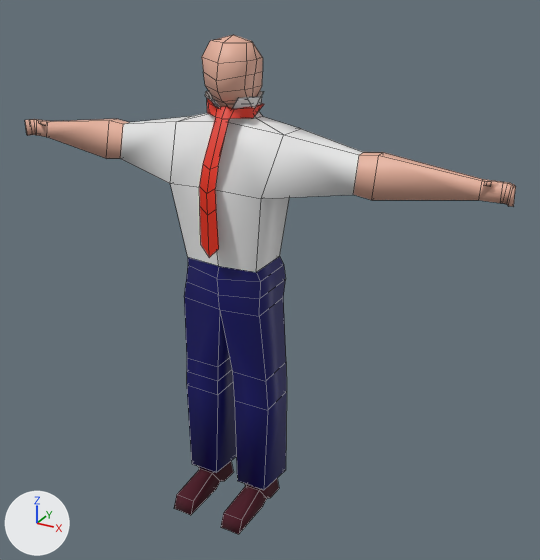
Two versions of the FBX model Assets/Meshes/MC_model.fbx, one commit apart.
Before and after are seen from a 50 mm camera at (1.35, -2.1, 2.1) aimed at (0.13, 0.11, 1.0). The lights are fixed; the arrows at lower left show +X, +Y and +Z. Mesh edges are drawn as thin lines. Where no turn or scale is listed for an object, it has been applied to the vertices.

Objects in the first picture: 'Body', 'Slips'.
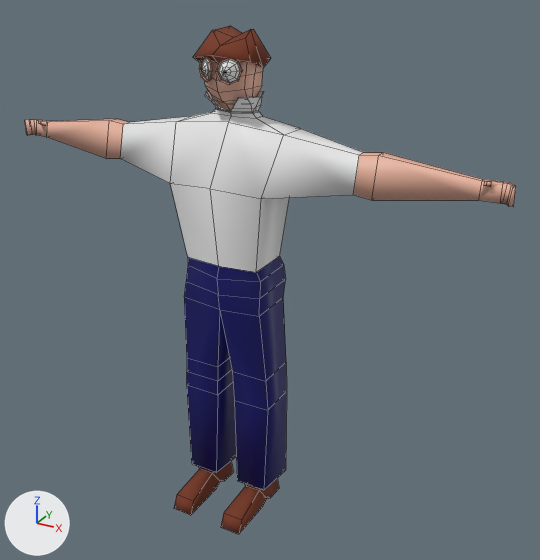
The change, as a list of edits to the scene's bpy script:
```text
Add mat_black_material:
    mat_black_material = principled_material('Black_material')
    mat_black_material.base_color = (0.0109, 0.0109, 0.0109)  # black #1b1b1b
    mat_black_material.metallic = 0.645
    mat_black_material.roughness = 0.213
Add mat_brun_material:
    mat_brun_material = principled_material('Brun_material')
    mat_brun_material.base_color = (0.189, 0.0414, 0.0174)  # brown #783924
    mat_brun_material.roughness = 1.0
Change me_cube_017:
    used by ob_body; location = (0.0, 0.004, 1.236)
    remove me_cube_017.from_pydata(...)  # 274 vertices, 260 faces; spans x -0.96..0.96, y -0.19..0.19, z -1.2..0.62
    add me_cube_017.from_pydata(...)  # 394 vertices, 366 faces; spans x -0.96..0.96, y -0.19..0.2, z -1.2..0.64
    me_cube_017 part 1: a new loose piece of 56 vertices spanning x 0.01..0.08, y -0.05..0.01, z 0.47..0.56
    me_cube_017 part 2: a new loose piece of 56 vertices spanning x -0.08..0.0, y -0.05..0.01, z 0.47..0.56
    me_cube_017 part 3
    5 vertices are removed from x -0.07..0.07, y 0.06..0.12, z 0.6..0.62
    12 faces are deleted
    4 vertices move from x -0.08..0.08, y 0.03..0.15, z 0.6 to x -0.12..0.12, y -0.03..0.2, z 0.5..0.56
    13 vertices are added at x -0.12..0.12, y 0.01..0.17, z 0.54..0.64
    20 new faces join them, mat_brun_material (brown #783924)
    me_cube_017 part 4: 30 faces spanning x -0.16..0.16, y -0.19..0.13, z -1.2..-1.1 switch from mat_brunt_tyg (dark red #4c1223) to mat_brun_material (brown #783924)
    add me_cube_017.materials.append(mat_black_material)  # black #1b1b1b
Remove ob_slips:
    ob_slips = bpy.data.objects.new('Slips', me_cube_026)
    ob_slips.location = (0.0, -0.015, 0.961)
```

Pixel boxes (x1, y1, x2, y2) of what changed, in the pictures (540 x 560 px):
'Body', reshaped: before (25, 35, 516, 534); after (25, 26, 516, 534)
'Slips', deleted (red): before (199, 98, 264, 258)
part 1 of me_cube_017, added: after (215, 58, 243, 85)
part 2 of me_cube_017, added: after (199, 56, 213, 82)
part 3 of me_cube_017, built on: before (202, 35, 263, 63); after (193, 26, 271, 68)
part 4 of me_cube_017, recoloured: (174, 462, 279, 534) in both
